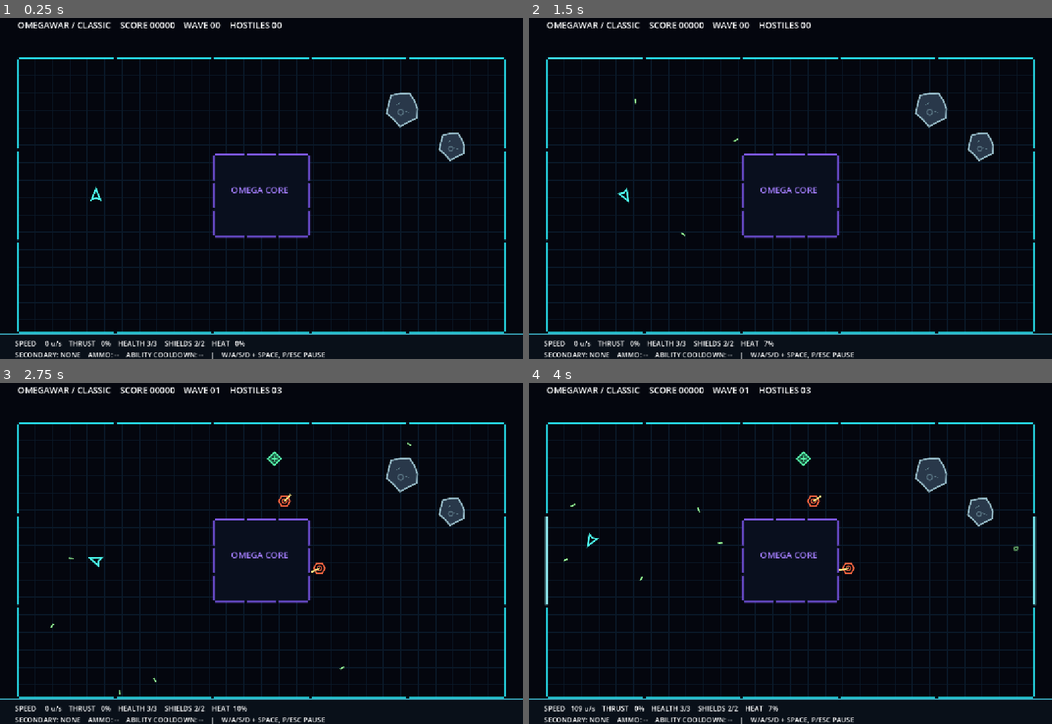
Above: before the commit, frames 1-4 (two rows, left to right).
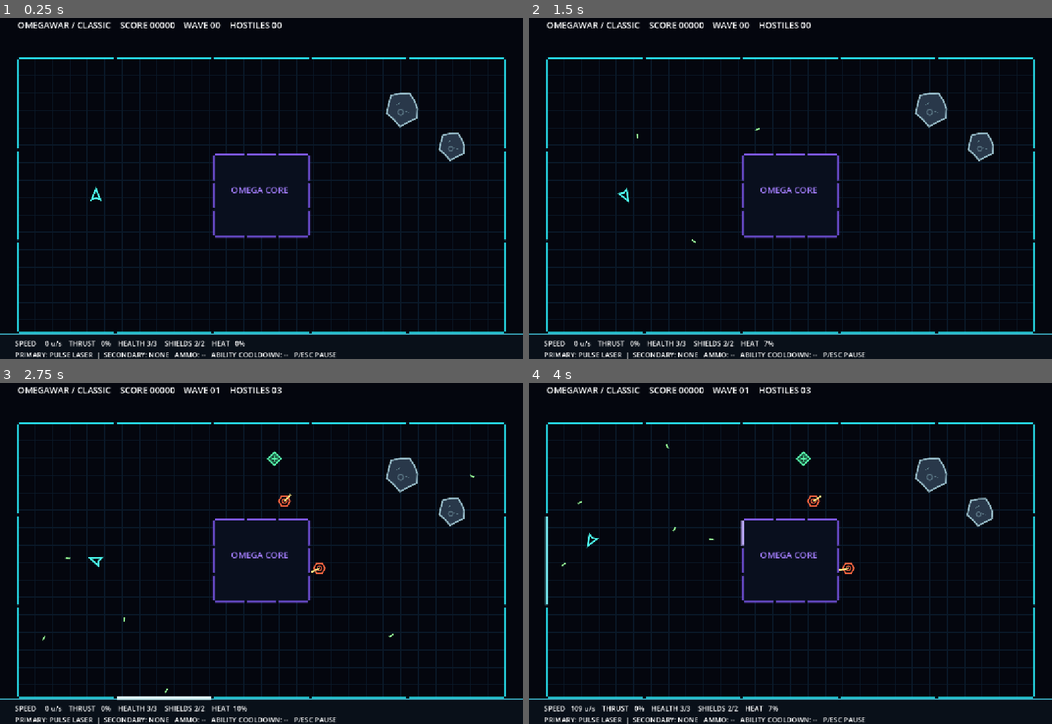
Above: after the commit, the same moments.

Repository: Jonty303/Project-OmegaWar
Game: Godot game, scene res://scenes/main.tscn
Same seed, same stepped clock (60 frames per second), same inputs: the game is played once before the commit and once after it.
Inputs:
- Up to frame 1 (0.25 s): no input
- Up to frame 2 (1.5 s): tap Enter (restart) at 0.5 s; hold D (turn_right) 0.53-1.28 s; hold Space (fire) 0.53-1.28 s; hold S (brake) from 1.28 s (still down); tap Space (fire) at 1.35 s
- Up to frame 3 (2.75 s): release S (brake) at 2.03 s; hold D (turn_right) from 2.03 s (still down); hold Space (fire) from 2.03 s (still down)
- Up to frame 4 (4 s): release D (turn_right) at 2.78 s; release Space (fire) at 2.78 s; hold W (thrust) 2.78-3.53 s; tap Space (fire) at 2.85 s; hold A (turn_left) from 3.53 s (still down); hold Space (fire) from 3.53 s (still down)

The runs differ from the first frame. In frame 1, 0.6% of the frame differs, in the area x 2-65%, y 98-100%; in frame 2, 0.6%; in frame 3, 0.9%; in frame 4, 1.1%, in the area x 2-97%, y 17-100%.

Commit message:
Name Pulse Laser and fire fixed-speed aim-aligned shots independent of ship inertia

Diff:
--- a/scripts/game.gd
+++ b/scripts/game.gd
@@ -135,8 +135,8 @@
 		return
 	ship.step(delta, arena)
 	if Input.is_action_pressed("fire"):
-		for shot in ship.weapon.fire(ship.position, Vector2.UP.rotated(ship.rotation), ship.velocity):
-			spawn_shot(shot.position, shot.velocity, false)
+		for shot in ship.weapon.fire(ship.position, Vector2.UP.rotated(ship.rotation)):
+			spawn_shot(shot.position, shot.velocity, false, shot.damage, shot.max_range)
 			ship.fired_primary()
 	for enemy in enemies:
 		if enemy.is_repair_bot:
@@ -149,6 +149,8 @@
 				enemy.fired()
 	resolve_collisions()
 	step_shots(delta)
+	# Weapon knockback and ramming can add impulses after ship.step.
+	ship.enforce_speed_limit()
 	if enemies.is_empty():
 		if not waiting_for_wave:
 			waiting_for_wave = true
@@ -236,7 +238,7 @@
 		var hit_target := false
 		if shot.lifetime > 0.0:
 			for substep in range(steps):
-				if shot.bounces_left <= 0 or shot.distance_travelled >= Projectile.MAX_RANGE:
+				if shot.bounces_left <= 0 or shot.distance_travelled >= shot.max_range:
 					break
 				arena.move_shot(shot, delta / float(steps))
 				if shot.dissolving:
@@ -244,7 +246,7 @@
 				if shot.hostile:
 					if shot.position.distance_to(ship.position) < Ship.COLLISION_RADIUS + Projectile.HIT_RADIUS:
 						ship.velocity += shot.velocity.normalized() * 24.0
-						ship.hit()
+						ship.hit(shot.damage)
 						spawn_debris(shot.position, Color(0.5, 1.0, 1.0), 0.75)
 						hit_target = true
 						break
@@ -253,7 +255,7 @@
 						var enemy = enemies[j]
 						if shot.position.distance_to(enemy.position) < enemy.COLLISION_RADIUS + Projectile.HIT_RADIUS:
 							enemy.velocity += shot.velocity.normalized() * 30.0
-							var destroyed: bool = enemy.take_damage(1.0)
+							var destroyed: bool = enemy.take_damage(shot.damage)
 							notify_drones_of_hit(enemy)
 							var tint := Color(0.25, 1.0, 0.55) if enemy.is_repair_bot else Color(1.0, 0.5, 0.25)
 							spawn_debris(shot.position, tint, 0.8)
@@ -266,7 +268,7 @@
 		if hit_target:
 			shots.remove_at(i)
 			shot.queue_free()
-		elif shot.lifetime <= 0.0 or shot.bounces_left <= 0 or shot.distance_travelled >= Projectile.MAX_RANGE:
+		elif shot.lifetime <= 0.0 or shot.bounces_left <= 0 or shot.distance_travelled >= shot.max_range:
 			shot.begin_disintegrate()
 
 func spawn_debris(at: Vector2, color: Color, strength: float = 1.0, amount: int = 8, lifespan: float = 0.42) -> void:
@@ -289,12 +291,14 @@
 			effects.remove_at(i)
 			effect.queue_free()
 
-func spawn_shot(origin: Vector2, velocity: Vector2, hostile: bool) -> void:
+func spawn_shot(origin: Vector2, velocity: Vector2, hostile: bool, damage: float = 1.0, range_limit: float = Projectile.MAX_RANGE) -> void:
 	if arena.blocked(origin, Projectile.HIT_RADIUS):
 		return
 	var shot := Projectile.new()
 	shot.position = origin
 	shot.velocity = velocity
+	shot.damage = damage
+	shot.max_range = range_limit
 	shot.sync_visual_heading()
 	shot.hostile = hostile
 	shots.append(shot)
@@ -365,7 +369,7 @@
 func update_hud() -> void:
 	hud.text = "OMEGAWAR / CLASSIC    SCORE %05d    WAVE %02d    HOSTILES %02d" % [score, wave, enemies.size()]
 	var thrust: int = roundi(Input.get_action_strength("thrust") * 100.0)
-	status_hud.text = "SPEED %5.0f u/s    THRUST %3d%%    HEALTH %.0f/%.0f    SHIELDS %.0f/%.0f    HEAT %3.0f%%\nSECONDARY: NONE    AMMO: --    ABILITY COOLDOWN: --    |    W/A/S/D + SPACE, P/ESC PAUSE" % [
+	status_hud.text = "SPEED %5.0f u/s    THRUST %3d%%    HEALTH %.0f/%.0f    SHIELDS %.0f/%.0f    HEAT %3.0f%%\nPRIMARY: PULSE LASER  |  SECONDARY: NONE   AMMO: --   ABILITY COOLDOWN: --   P/ESC PAUSE" % [
 		ship.velocity.length(), thrust, ship.hull, ship.max_hull,
 		ship.shields, ship.max_shields, ship.heat / ship.MAX_HEAT * 100.0
 	]
--- a/scripts/projectile.gd
+++ b/scripts/projectile.gd
@@ -5,6 +5,8 @@
 const DISSOLVE_SECONDS := 0.34
 
 var velocity := Vector2.ZERO
+var damage := 1.0
+var max_range := MAX_RANGE
 var visual_heading := Vector2.RIGHT
 var hostile := false
 var lifetime := 3.2
--- a/scripts/ship.gd
+++ b/scripts/ship.gd
@@ -2,6 +2,7 @@
 
 const COLLISION_RADIUS := 11.0
 const THRUST_ACCELERATION := 145.0
+const MAX_SPEED := 320.0
 const Weapon = preload("res://scripts/weapon.gd")
 const DamageModel = preload("res://scripts/combat_health.gd")
 
@@ -14,7 +15,7 @@
 var heat := 0.0
 const MAX_HEAT := 100.0
 const COOLING_RATE := 12.0
-const FIRE_HEAT := 6.0
+const FIRE_HEAT := Weapon.HEAT_PER_SHOT
 var invulnerable := 2.0
 var thrusting := false
 
@@ -27,12 +28,18 @@
 		velocity += Vector2.UP.rotated(rotation) * THRUST_ACCELERATION * thrust_strength * delta
 	if Input.get_action_strength("brake") > 0.02:
 		velocity *= exp(-3.0 * Input.get_action_strength("brake") * delta)
-	# No speed clamp: velocity only changes through deliberate forces.
+	# Maximum ship speed is enforced without any passive damping below it.
+	# Projectile speed is deliberately higher and ignores this velocity.
+	enforce_speed_limit()
 	velocity = arena.move_body(self, velocity, COLLISION_RADIUS, delta)
+	enforce_speed_limit()
 	invulnerable = maxf(0.0, invulnerable - delta)
 	heat = maxf(0.0, heat - COOLING_RATE * delta)
 	weapon.tick(delta)
 	queue_redraw()
+
+func enforce_speed_limit() -> void:
+	velocity = velocity.limit_length(MAX_SPEED)
 
 func fired_primary() -> void:
 	# Heat is tracked for the new HUD; no heat lockout until weapons are tuned.
--- a/scripts/weapon.gd
+++ b/scripts/weapon.gd
@@ -1,18 +1,27 @@
 extends RefCounted
 
-# Single fixed weapon for the baseline. Future weapons can plug in here.
-const SHOT_SPEED := 415.0
+# Baseline primary: Pulse Laser. Projectile speed and direction are determined
+# solely by the gun's aim -- never by the firing ship's linear momentum.
+const NAME := "Pulse Laser"
+const SHOT_SPEED := 500.0
 const FIRE_INTERVAL := 0.29
+const HEAT_PER_SHOT := 6.0
+const DAMAGE := 1.0
+const MAX_RANGE := 1150.0
+const MUZZLE_OFFSET := 17.0
 var cooldown := 0.0
 
 func tick(delta: float) -> void:
 	cooldown = maxf(0.0, cooldown - delta)
 
-func fire(origin: Vector2, heading: Vector2, inherited_velocity: Vector2) -> Array[Dictionary]:
-	if cooldown > 0.0:
+func fire(origin: Vector2, heading: Vector2) -> Array[Dictionary]:
+	if cooldown > 0.0 or heading.is_zero_approx():
 		return []
 	cooldown = FIRE_INTERVAL
+	var direction: Vector2 = heading.normalized()
 	return [{
-		"position": origin + heading * 17.0,
-		"velocity": heading * SHOT_SPEED + inherited_velocity * 0.45
+		"position": origin + direction * MUZZLE_OFFSET,
+		"velocity": direction * SHOT_SPEED,
+		"damage": DAMAGE,
+		"max_range": MAX_RANGE
 	}]
